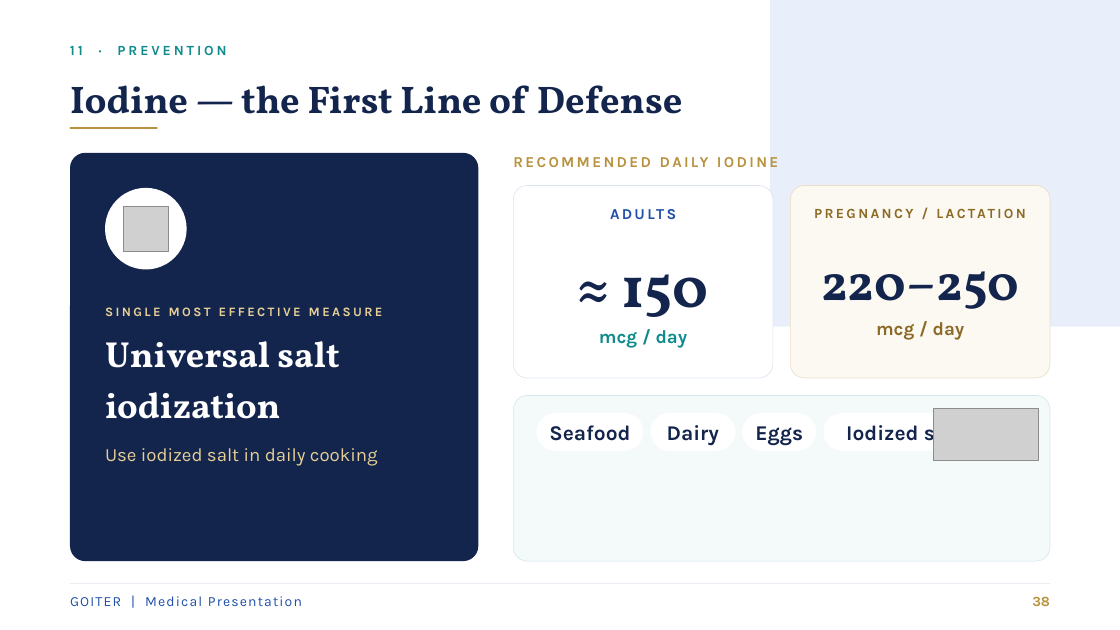
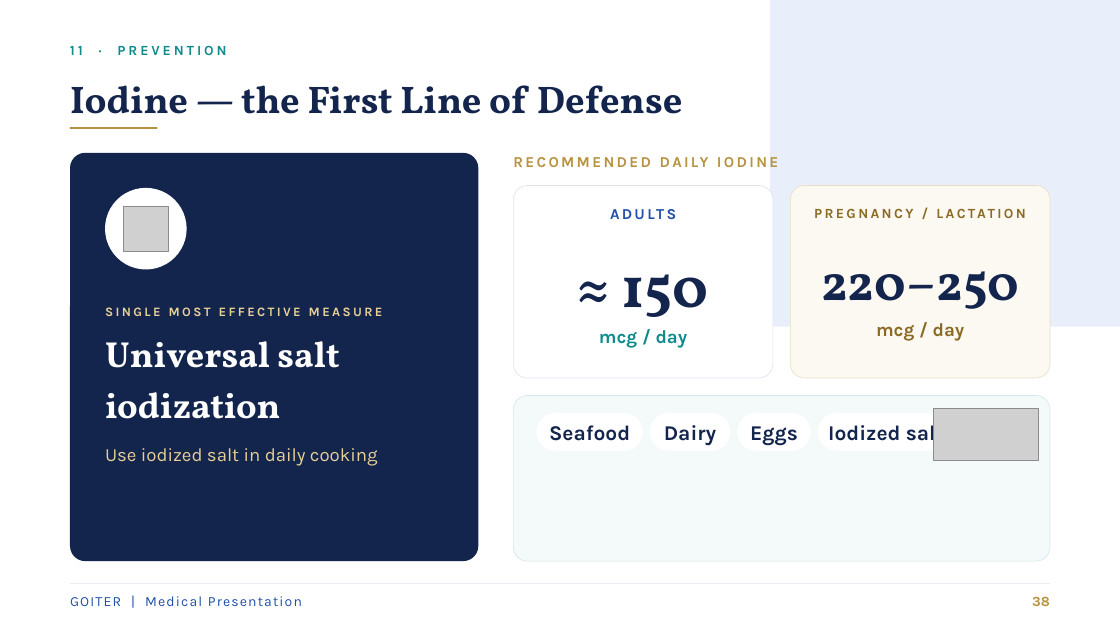
Before and after one commit to amrkarm548-ops/DSLIDES, a slide deck: slide 38 of Goiter_Presentation.pptx. Drawn at 1120x630 pixels with LibreOffice and Linux fonts; fonts in the diff are those of the drawing; grey boxes stand for pictures. Boxes give left, top, right and bottom in pixels: in the first picture for what was removed or moved away, otherwise in the second. Text is boxed around its words. In the diff, an @@ line names an element or a change of style, - is before the commit and + after.

Commit message:
Fix text overflow: real-font text measurement, shrink-to-fit text frames, one-line font scaling

```diff
--- a/Goiter_Presentation.pptx
+++ b/Goiter_Presentation.pptx
@@ rounded rectangle: place and size @@
-rounded rectangle at (650, 413, 735, 451)
+rounded rectangle at (650, 413, 731, 451)
@@ text "Eggs": place and size @@
-text "Eggs" at (755, 426, 803, 446)
+text "Eggs" at (750, 426, 798, 446)
@@ rounded rectangle: place and size @@
-rounded rectangle at (743, 413, 817, 451)
+rounded rectangle at (738, 413, 811, 451)
@@ text "Iodized salt": place and size @@
-text "Iodized salt" at (846, 421, 962, 446)
+text "Iodized salt" at (828, 421, 944, 446)
@@ rounded rectangle: place and size @@
-rounded rectangle at (823, 413, 985, 451)
+rounded rectangle at (818, 413, 954, 451)
```
Also in this commit, not shown: 15 other slides changed.
